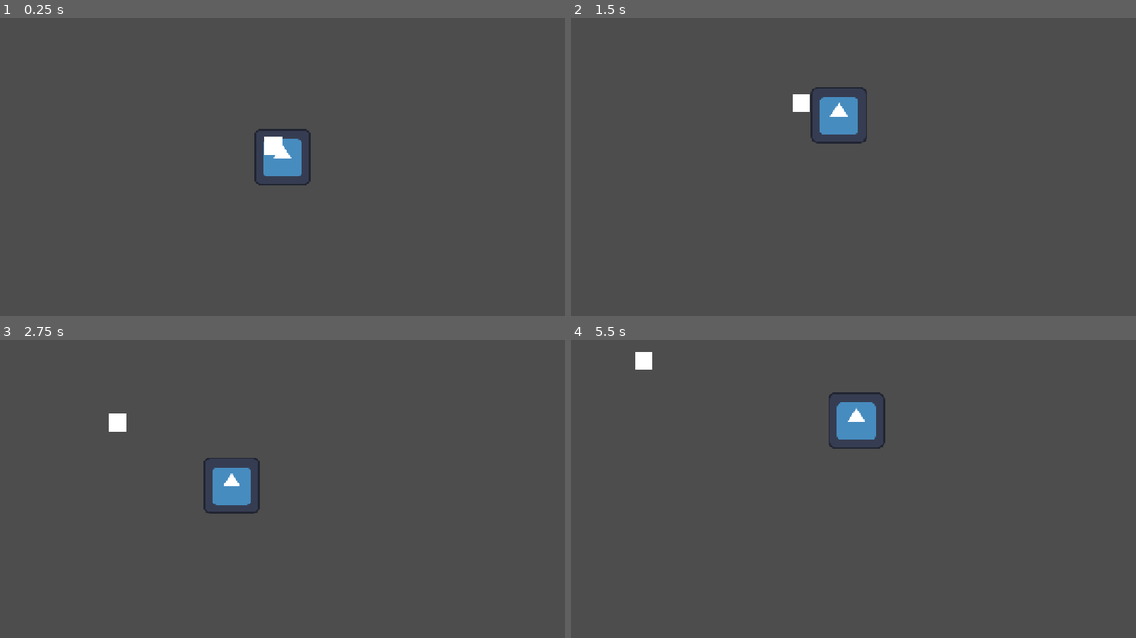
Above: before the commit, frames 1-4 (two rows, left to right).
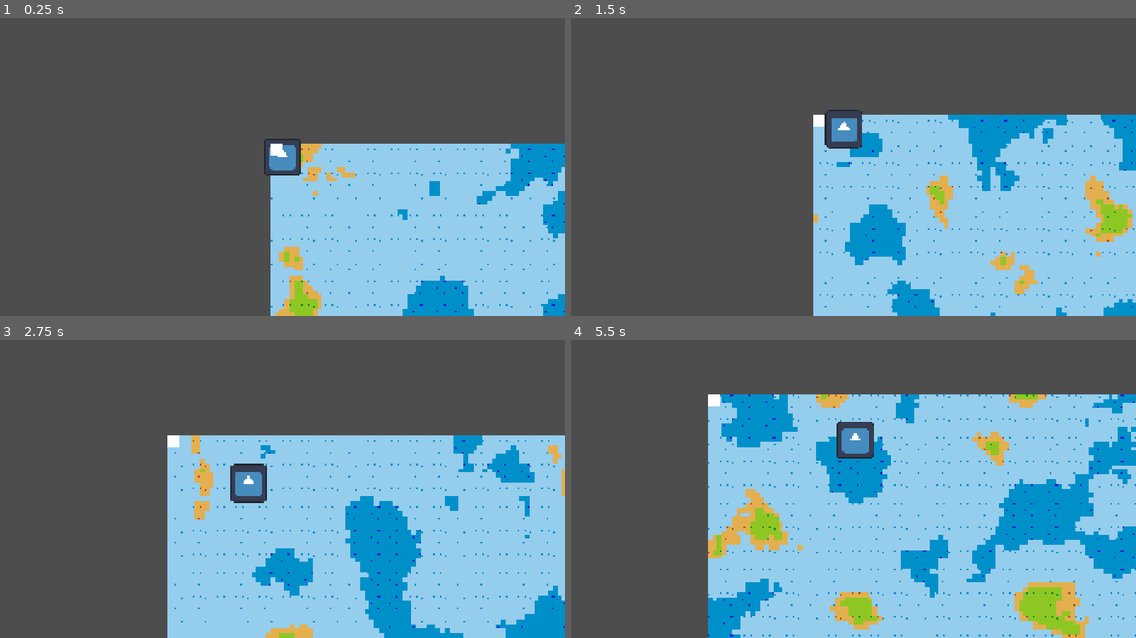
Above: after the commit, the same moments.

Repository: ygda-org/boat-chef
Game: Godot game, scene res://main/main.tscn
The game is run twice, just before and just after one commit, with the same random seed, the same clock (stepped at 60 frames per second) and the same inputs. The engine's default icon, where the game draws it, is replaced by a stand-in: a white triangle on a blue panel in a dark square.
Inputs:
- Up to frame 1 (0.25 s): no input
- Up to frame 2 (1.5 s): tap Enter (ui_accept) at 0.5, 0.6, 0.77, 1.07, 1.35 s; hold D (right) 0.53-1.28 s; hold S (down) from 1.28 s (still down)
- Up to frame 3 (2.75 s): tap Enter (ui_accept) at 1.52, 1.82, 2.1 s; release S (down) at 2.03 s; hold D (right) from 2.03 s (still down)
- Up to frame 4 (5.5 s): release D (right) at 2.78 s; hold W (up) 2.78-3.53 s; tap Enter (ui_accept) at 2.85, 3.02, 3.32, 3.6, 3.77, 4.07, 4.35, 4.52, 4.82, 5.1 s; hold A (left) 3.53-5.03 s; hold S (down) from 5.03 s (still down)

The runs differ from the first frame. In frame 1, 30% of the frame differs, in the area x 45-100%, y 37-100%; in frame 2, 39%; in frame 3, 48%; in frame 4, 62%, in the area x 11-100%, y 4-100%.

Commit message:
Island Generation
Made Small Islands Generate

Diff:
--- a/main/main.tscn
+++ b/main/main.tscn
@@ -1,8 +1,12 @@
 [gd_scene format=3 uid="uid://ccp3flae5vlf2"]
 
 [ext_resource type="PackedScene" uid="uid://gcyfi1th04di" path="res://player/boat.tscn" id="1_53q0u"]
+[ext_resource type="PackedScene" uid="uid://b5d8815yxgqtd" path="res://terrain/terrain.tscn" id="1_pjrb6"]
 
 [node name="Main" type="Node2D" unique_id=1176585748]
+
+[node name="Terrain" parent="." unique_id=544464051 instance=ExtResource("1_pjrb6")]
+size = Vector2i(100, 100)
 
 [node name="Boat" parent="." unique_id=1640580263 instance=ExtResource("1_53q0u")]
 position = Vector2(41, 45)
--- a/project.godot
+++ b/project.godot
@@ -21,8 +21,8 @@
 
 [display]
 
-window/size/viewport_width=1280
-window/size/viewport_height=720
+window/size/viewport_width=1920
+window/size/viewport_height=1080
 window/stretch/mode="canvas_items"
 window/stretch/aspect="expand"
 
--- /dev/null
+++ b/terrain/terrain.gd
@@ -0,0 +1,48 @@
+extends Node2D
+
+#const PLANT = preload("uid://drl6ydjryc0mk")
+
+@export var altitude : FastNoiseLite
+
+@export var size : Vector2i
+
+@onready var tilemap := $TileMapLayer
+
+# Called when the node enters the scene tree for the first time.
+func _ready() -> void:
+	randomize_noise(randi())
+	generate_terrain()
+
+func randomize_noise(seed : int):
+	altitude.seed = seed
+
+func clear_decor():
+	for c in $Decor.get_children():
+		c.queue_free()
+
+func generate_terrain():
+	for x : int in range(size.x):
+		for y : int in range(size.y):
+			var noise := altitude.get_noise_2d(x, y)
+			noise = (noise + 1)/2.0
+			var atlas : Vector2i
+			if noise < 0.4:
+				atlas = Vector2i(5,1)
+			elif noise < 0.7:
+				atlas = Vector2i(7,0)
+			elif noise < 0.75:
+				atlas = Vector2i(3,0)
+				#if randf() < 0.1:
+					#var p = PLANT.instantiate()
+					#$Decor.add_child(p)
+					#p.position = Vector2(x * 16,y * 16)
+			else:
+				atlas = Vector2i(3,3)
+			tilemap.set_cell(Vector2(x,y), 0, atlas)
+
+# Called every frame. 'delta' is the elapsed time since the previous frame.
+func _process(delta: float) -> void:
+	if Input.is_action_just_pressed("ui_accept"):
+		randomize_noise(randi())
+		clear_decor()
+		generate_terrain()
--- /dev/null
+++ b/terrain/terrain.tscn
@@ -0,0 +1,75 @@
+[gd_scene format=3 uid="uid://b5d8815yxgqtd"]
+
+[ext_resource type="Script" uid="uid://dqtrj2bojjmjt" path="res://terrain/terrain.gd" id="1_0rasl"]
+[ext_resource type="Texture2D" uid="uid://b2qt05sqi8yci" path="res://assets/programmer_art/programmer_art-terrain.png" id="2_l7s0s"]
+
+[sub_resource type="FastNoiseLite" id="FastNoiseLite_xwkvk"]
+frequency = 0.0278
+
+[sub_resource type="TileSetAtlasSource" id="TileSetAtlasSource_2ilfp"]
+texture = ExtResource("2_l7s0s")
+0:0/0 = 0
+1:0/0 = 0
+2:0/0 = 0
+3:0/0 = 0
+4:0/0 = 0
+5:0/0 = 0
+6:0/0 = 0
+7:0/0 = 0
+8:0/0 = 0
+9:0/0 = 0
+10:0/0 = 0
+11:0/0 = 0
+0:1/0 = 0
+1:1/0 = 0
+2:1/0 = 0
+4:1/0 = 0
+5:1/0 = 0
+6:1/0 = 0
+8:1/0 = 0
+9:1/0 = 0
+10:1/0 = 0
+0:2/0 = 0
+1:2/0 = 0
+2:2/0 = 0
+4:2/0 = 0
+5:2/0 = 0
+6:2/0 = 0
+8:2/0 = 0
+9:2/0 = 0
+10:2/0 = 0
+0:3/0 = 0
+1:3/0 = 0
+2:3/0 = 0
+3:3/0 = 0
+4:3/0 = 0
+5:3/0 = 0
+6:3/0 = 0
+7:3/0 = 0
+8:3/0 = 0
+9:3/0 = 0
+0:4/0 = 0
+1:4/0 = 0
+2:4/0 = 0
+4:4/0 = 0
+5:4/0 = 0
+6:4/0 = 0
+0:5/0 = 0
+1:5/0 = 0
+2:5/0 = 0
+4:5/0 = 0
+5:5/0 = 0
+6:5/0 = 0
+
+[sub_resource type="TileSet" id="TileSet_55d6i"]
+sources/0 = SubResource("TileSetAtlasSource_2ilfp")
+
+[node name="Terrain" type="Node2D" unique_id=544464051]
+script = ExtResource("1_0rasl")
+altitude = SubResource("FastNoiseLite_xwkvk")
+size = Vector2i(10, 10)
+
+[node name="Decor" type="Node2D" parent="." unique_id=767538614]
+
+[node name="TileMapLayer" type="TileMapLayer" parent="." unique_id=1431218462]
+tile_set = SubResource("TileSet_55d6i")
Binary file added: assets/programmer_art/programmer_art-objects.png
Not shown, added: assets/programmer_art/programmer_art-objects.png.import
Binary file added: assets/programmer_art/programmer_art-terrain.png
Not shown, added: assets/programmer_art/programmer_art-terrain.png.import
Binary file added: assets/programmer_art/programmer_art_walls.png
Not shown, added: assets/programmer_art/programmer_art_walls.png.import
Not shown, added: terrain/terrain.gd.uid
